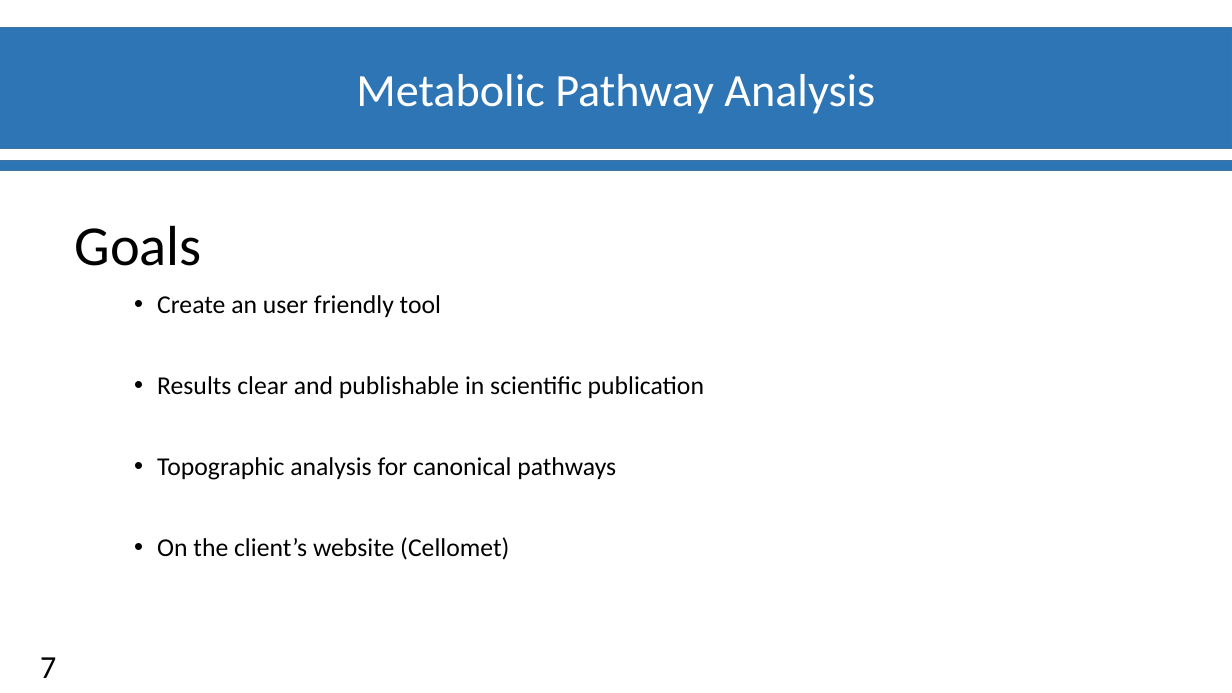
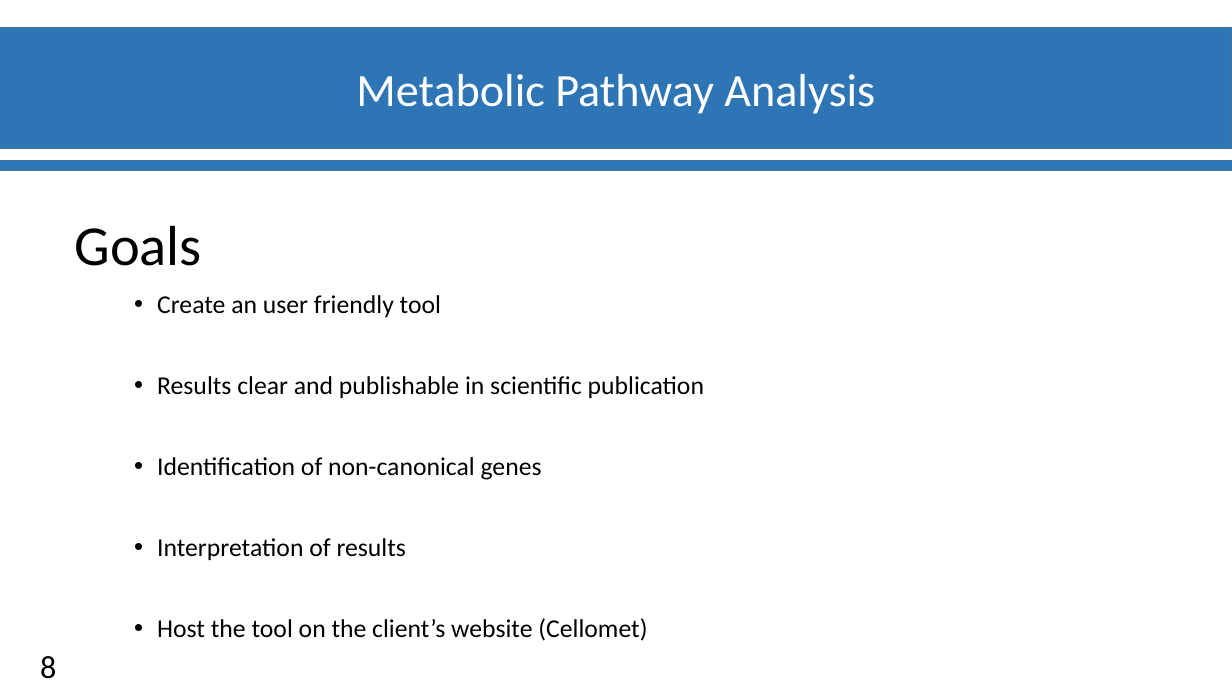
Before and after one commit to materrien/Projet-INSERM, a slide deck: slide 9 of Diapos_Suivit_projet.pptx (slide 8 before the commit). Drawn at 1232x693 pixels with LibreOffice and Linux fonts; fonts in the diff are those of the drawing; background and template pictures are left out. Boxes give left, top, right and bottom in pixels: in the first picture for what was removed or moved away, otherwise in the second. Text is boxed around its words. In the diff, an @@ line names an element or a change of style, - is before the commit and + after.

```diff
--- a/Diapos_Suivit_projet.pptx
+++ b/Diapos_Suivit_projet.pptx
@@ text at <box>157,457,647,641</box>: text changed @@
-• Topographic analysis for canonical pathways
-• On the client’s website (Cellomet)
+• Identification of non-canonical genes
+• Interpretation of results
+• Host the tool on the client’s website (Cellomet)
@@ page number at <box>40,656,56,679</box>: text changed @@
-7
+8
```
Also in this commit, not shown: 6 other slides changed, 1 slide added.
